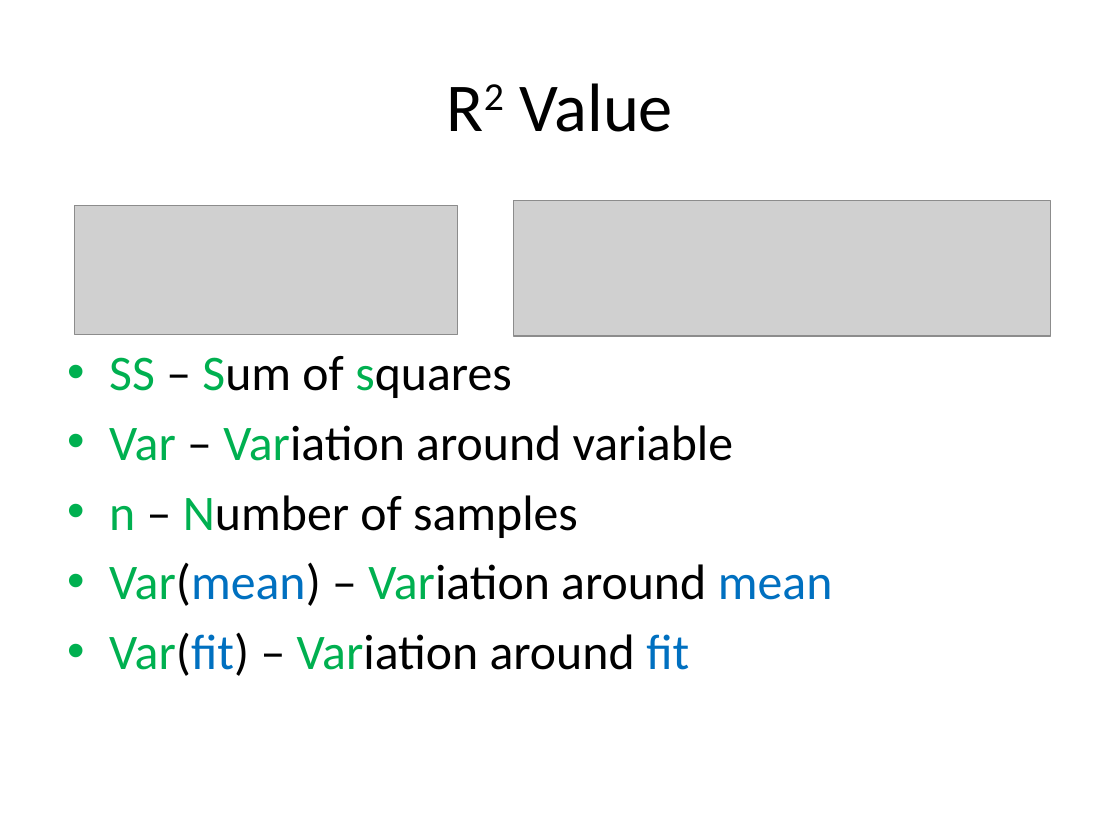
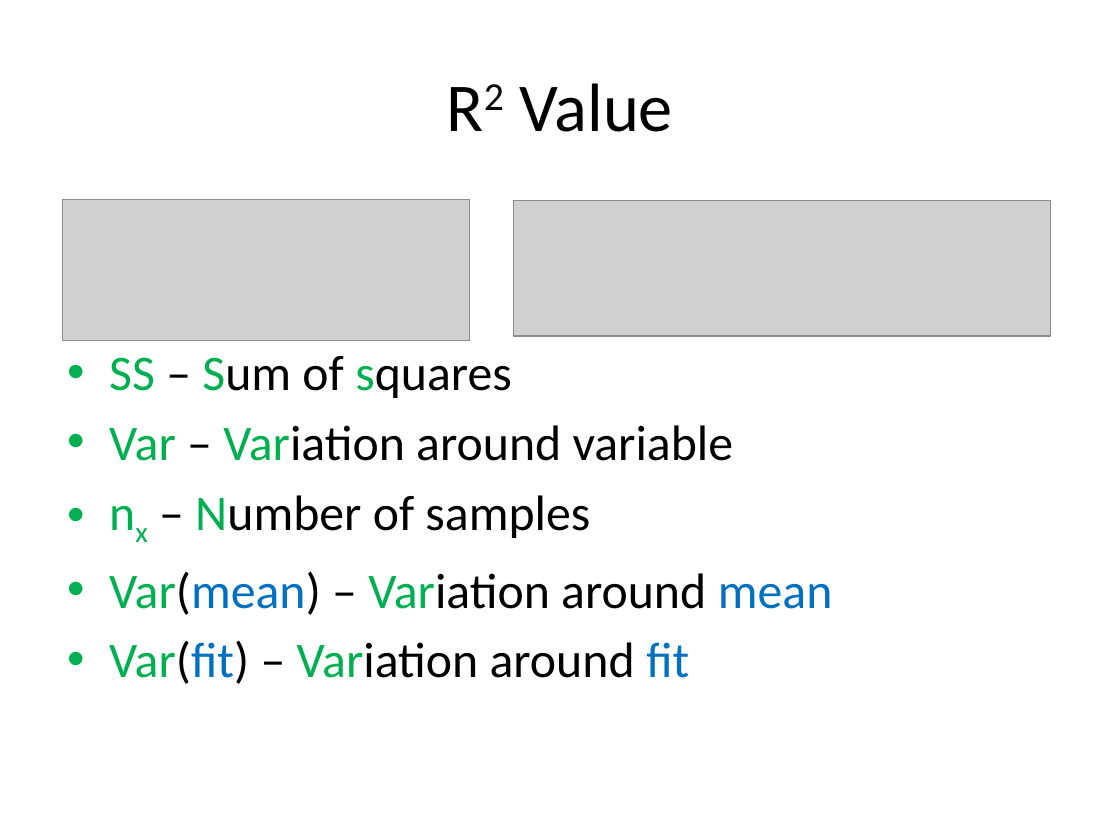
Before and after one commit to look4pritam/ArtificialIntelligence, a slide deck: slide 13 of MachineLearning/LinearRegression/LinearRegression.pptx. Drawn at 1120x840 pixels with LibreOffice and Linux fonts; fonts in the diff are those of the drawing; grey boxes stand for pictures. Boxes give left, top, right and bottom in pixels: in the first picture for what was removed or moved away, otherwise in the second. Text is boxed around its words. In the diff, an @@ line names an element or a change of style, - is before the commit and + after.

```diff
--- a/MachineLearning/LinearRegression/LinearRegression.pptx
+++ b/MachineLearning/LinearRegression/LinearRegression.pptx
@@ picture: place and size @@
-picture at (75,205,458,334)
+picture at (63,199,470,340)
@@ text at (195,495,590,538): text changed @@
-• n – Number of samples
+• nx – Number of samples
```
Also in this commit, not shown: 6 other slides changed.
